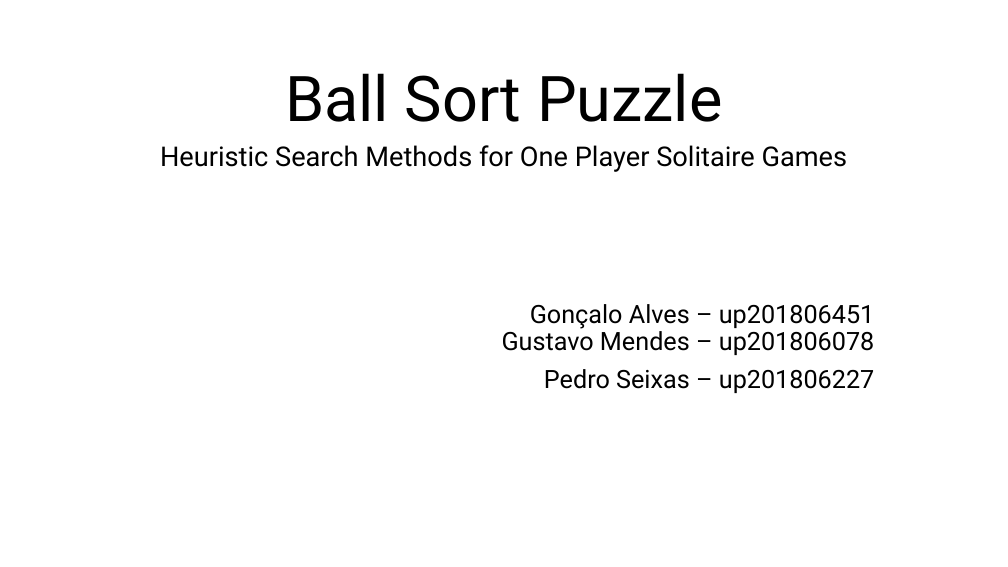
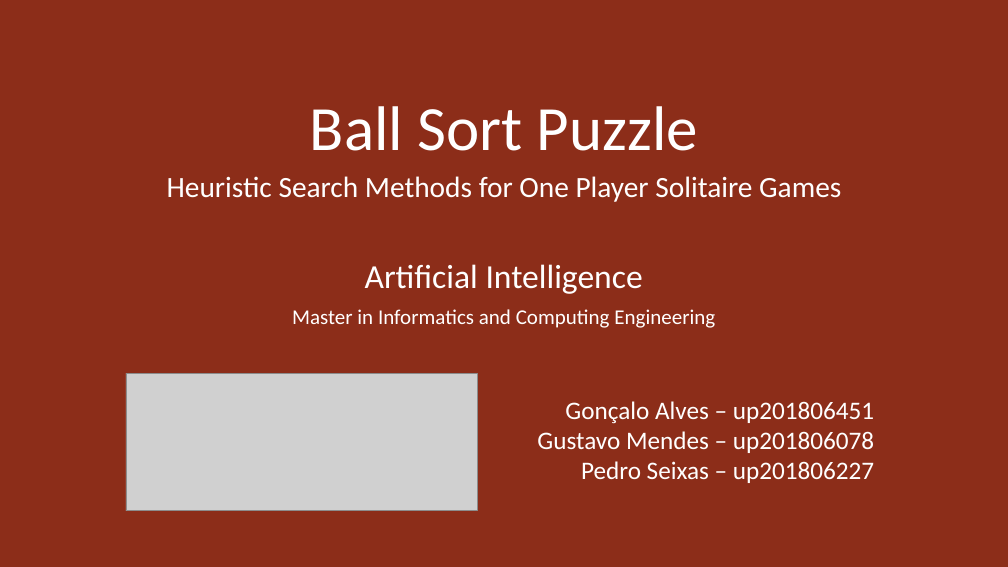
Before and after one commit to g-batalhao-a/IART, a slide deck: slide 1 of Project1/docs/Ball Sort Puzzle.pptx. Drawn at 1008x567 pixels with LibreOffice and Linux fonts; fonts in the diff are those of the drawing; grey boxes stand for pictures. Boxes give left, top, right and bottom in pixels: in the first picture for what was removed or moved away, otherwise in the second. Text is boxed around its words. In the diff, an @@ line names an element or a change of style, - is before the commit and + after.

```diff
--- a/Project1/docs/Ball Sort Puzzle.pptx
+++ b/Project1/docs/Ball Sort Puzzle.pptx
@@ background #FFFFFF to #8C2D19 @@
@@ title "Ball Sort Puzzle": place and size @@
-title "Ball Sort Puzzle" at [285,73,723,122]
+title "Ball Sort Puzzle" at [310,106,698,151]
@@ title "Ball Sort Puzzle" at [310,106,698,151]: font Roboto to Calibri, text colour #000000 to #FFFFFF @@
@@ text "Heuristic Search Methods for One ...": place and size @@
-text "Heuristic Search Methods for One ..." at [160,145,848,172]
+text "Heuristic Search Methods for One ..." at [167,176,841,202]
@@ text "Heuristic Search Methods for One ..." at [167,176,841,202]: size 25.9 to 28 pt, font Roboto to Calibri, text colour #000000 to #FFFFFF @@
@@ text added at [292,264,715,328], 20 pt, text #FFFFFF @@
+Artificial Intelligence
+Master in Informatics and Computing Engineering
@@ picture added at [126,374,478,511] @@
@@ subtitle "Gonçalo Alves – up201806451 Gustavo ...": place and size @@
-subtitle "Gonçalo Alves – up201806451 Gustavo ..." at [502,304,875,393]
+subtitle "Gonçalo Alves – up201806451 Gustavo ..." at [537,401,874,483]
@@ subtitle "Gonçalo Alves – up201806451 Gustavo ..." at [537,401,874,483]: font Roboto to Calibri, text colour #000000 to #FFFFFF; line spacing 0.9 to 1; less space between paragraphs @@
```
Also in this commit, not shown: 4 other slides changed, 2 other files.
